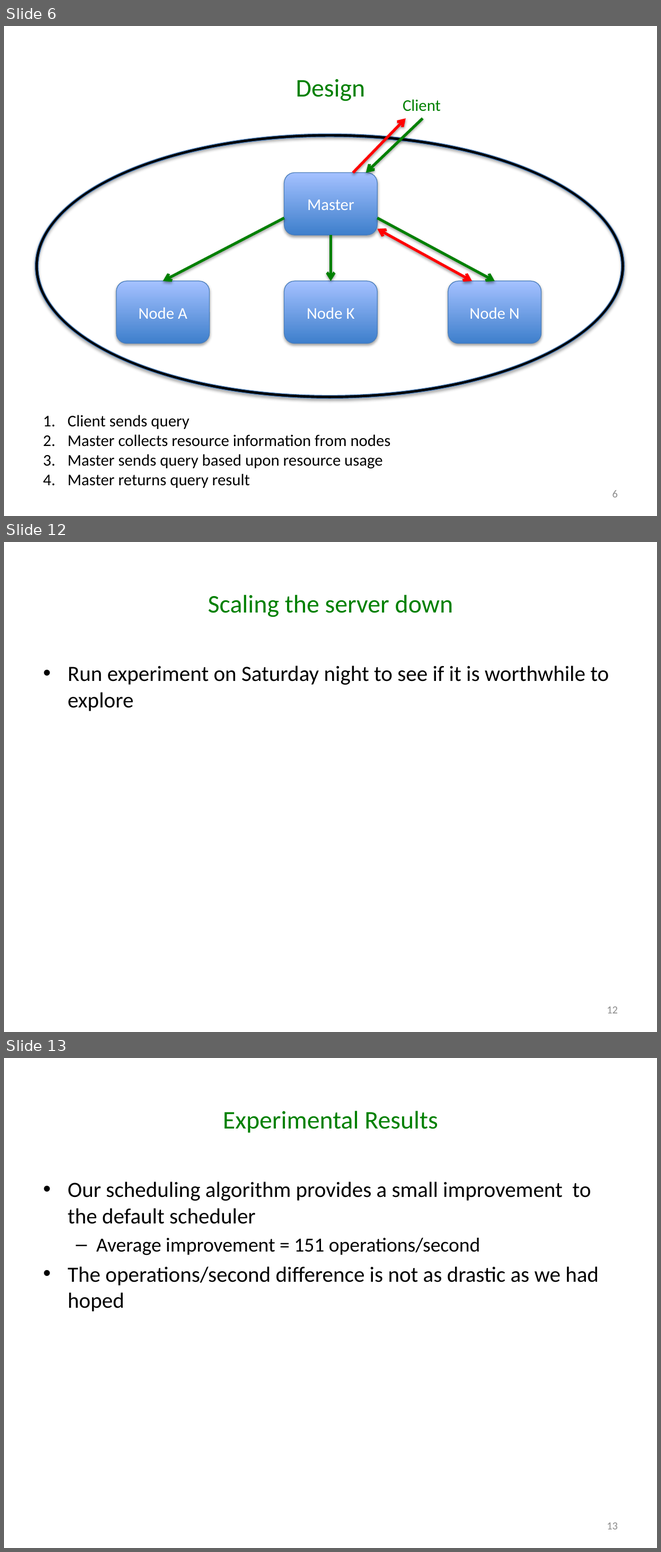
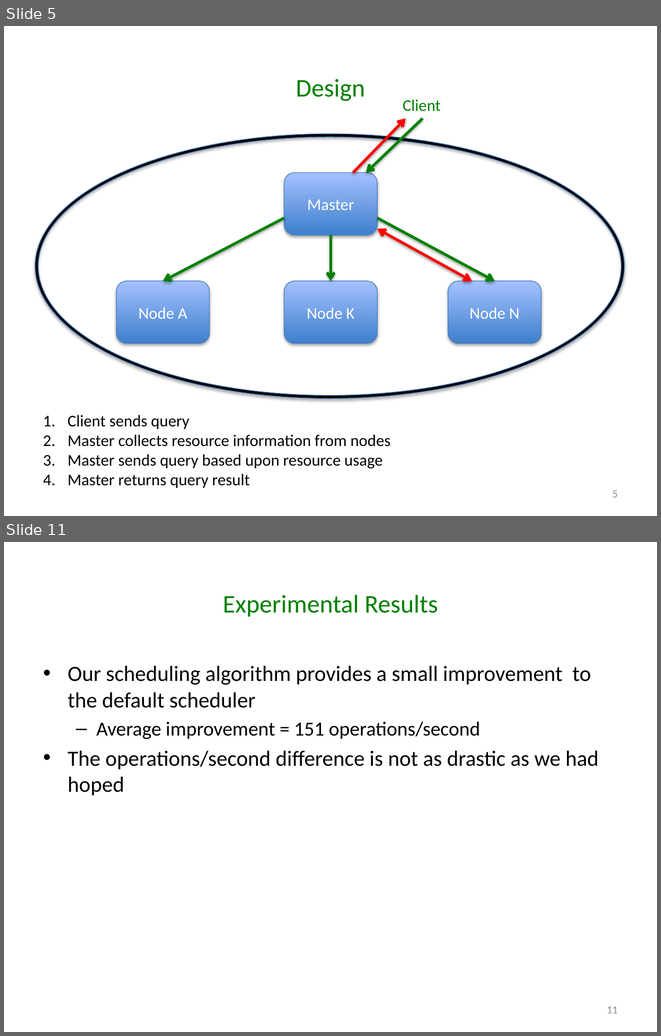
Before and after one commit to godares79/CS848-Project, a slide deck: PresentationSlides/Presentation.pptx. Shown one above the other, each under a label of ours: slides 6, 12 and 13 before the commit, slides 5 and 11 after it; the slides between them are not shown. The pictures are 661x1552 and 661x1036 pixels, drawn with LibreOffice and Linux fonts; fonts in the diff are those of the drawing. Boxes give left, top, right and bottom in pixels: in the first picture for what was removed or moved away, otherwise in the second. Text is boxed around its words. In the diff, an @@ line names an element or a change of style, - is before the commit and + after.

```diff
--- a/PresentationSlides/Presentation.pptx
+++ b/PresentationSlides/Presentation.pptx
@@ slide 12 removed at box(4, 542, 657, 1032), background #FFFFFF @@
@@ title removed at box(208, 594, 453, 617) @@
-Scaling the server down
@@ text removed at box(68, 665, 609, 711) @@
-• Run experiment on Saturday night to see if it is worthwhile to explore
@@ page number removed at box(607, 1006, 618, 1013) @@
-12
@@ what was slide 6 is now slide 5 @@
@@ page number at box(612, 490, 618, 497): text changed @@
-6
+5
@@ what was slide 13 is now slide 11 @@
@@ page number at box(607, 1006, 618, 1013): text changed @@
-13
+11
```
Also in this commit, not shown: 13 slides changed, 1 other slide removed.
